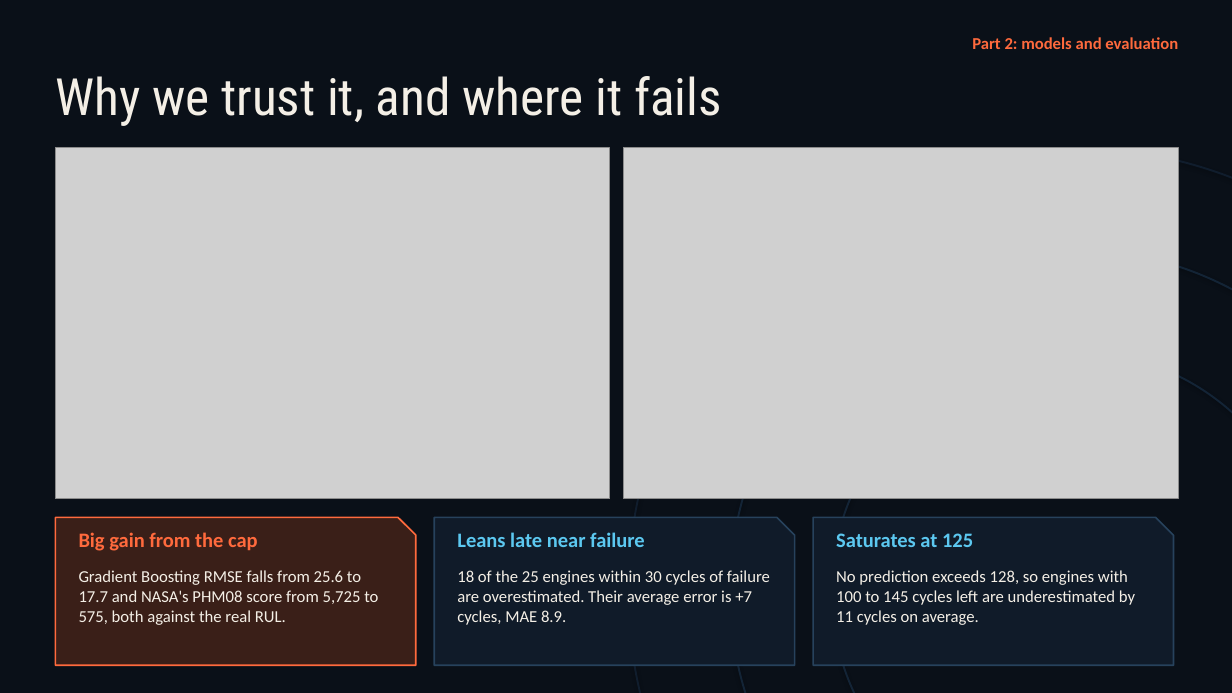
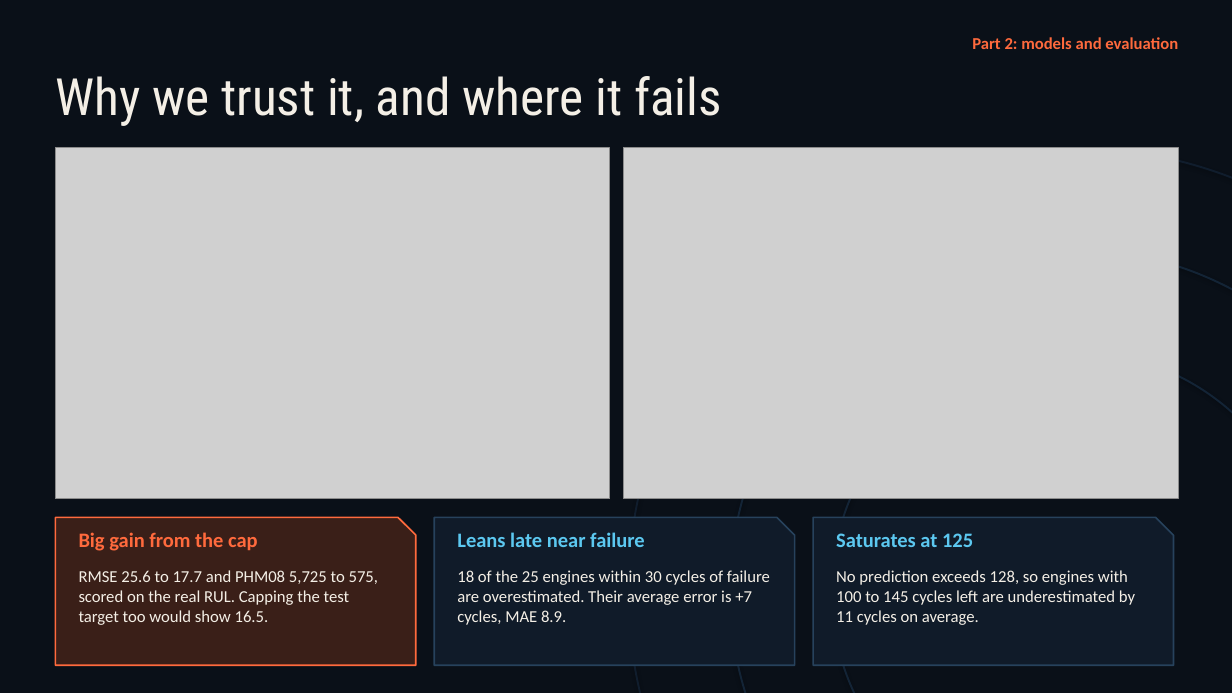
Before and after one commit to Shog7777/engine-rul-project, a slide deck: slide 8 of Presentation/Engine-RUL-Presentation.pptx. Drawn at 1232x693 pixels with LibreOffice and Linux fonts; fonts in the diff are those of the drawing; grey boxes stand for pictures. Boxes give left, top, right and bottom in pixels: in the first picture for what was removed or moved away, otherwise in the second. Text is boxed around its words. In the diff, an @@ line names an element or a change of style, - is before the commit and + after.

Commit message:
Presentation: explain the test-target cap difference and clarify Streamlit vs web app demo

```diff
--- a/Presentation/Engine-RUL-Presentation.pptx
+++ b/Presentation/Engine-RUL-Presentation.pptx
@@ text at (79,570,379,625): text changed @@
-Gradient Boosting RMSE falls from 25.6 to 17.7 and NASA's PHM08 score from 5,725 to 575, both against the real RUL.
+RMSE 25.6 to 17.7 and PHM08 5,725 to 575, scored on the real RUL. Capping the test target too would show 16.5.
```
Also in this commit, not shown: 1 other slide changed.
